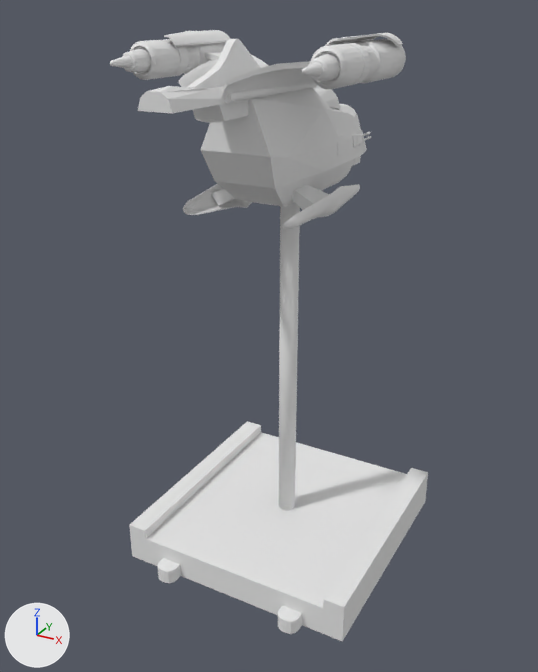
The OBJ model Assets/ImportedAssets/Tabletop Simulator/Ships/Auzituck Gunship/Auzituck Gunship.obj, before and after one commit.
The view is the same before and after, from a camera (50 mm lens) standing at (2.96, -5.77, 4.93) and looking at (-0.03, -0.33, 2.21). The axes (+X, +Y, +Z) are drawn at lower left. The lights are the same throughout. Where no turn or scale is listed for an object, it has been applied to the vertices.

Before the edit, the objects in view are built like this:
```python
me_barbatana = bpy.data.meshes.new('Barbatana')
me_barbatana.from_pydata(...)  # 4843 vertices, 9554 faces; spans x -1.16..1.16, y -1.87..1.33, z -0.15..4.76
me_barbatana.materials.append(mat_small_base_cube_002_auv)  # white #e7e7e7
ob_barbatana = bpy.data.objects.new('Barbatana', me_barbatana)
ob_barbatana.location = (0.0, 0.0, 0.0)
```
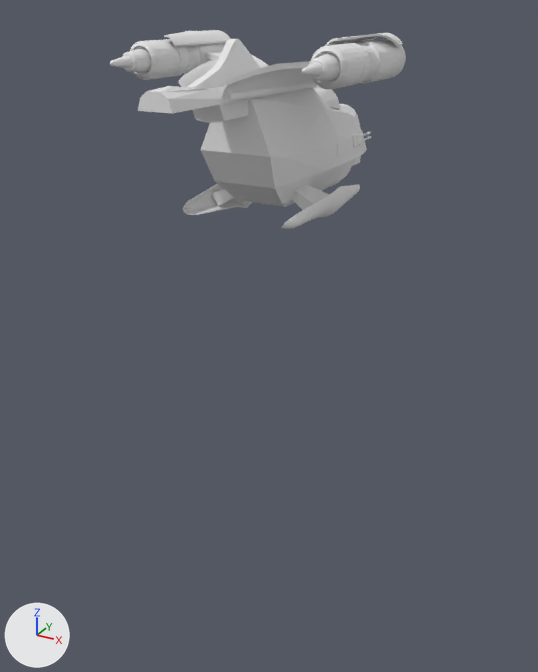
Commit message: Auzituck Gunship

Pixel boxes (x1, y1, x2, y2) of what changed, in the pictures (538 x 672 px):
'Barbatana', reshaped (7% narrower, 67% shorter)
    before: (110, 30, 428, 641)
    after: (110, 30, 406, 229)
part 1 of me_barbatana, deleted
    before: (129, 421, 428, 641)
part 2 of me_barbatana, cut back
    before: (278, 203, 300, 510)

Diff of the bpy script that builds the scene:
```diff
--- a/Assets/ImportedAssets/Tabletop Simulator/Ships/Auzituck Gunship/Auzituck Gunship.obj.py
+++ b/Assets/ImportedAssets/Tabletop Simulator/Ships/Auzituck Gunship/Auzituck Gunship.obj.py
@@ me_barbatana @@
 # used by ob_barbatana; location = (0.0, 0.0, 0.0)
-me_barbatana.from_pydata(...)  # 4843 vertices, 9554 faces; spans x -1.16..1.16, y -1.87..1.33, z -0.15..4.76
+me_barbatana.from_pydata(...)  # 4680 vertices, 9227 faces; spans x -0.92..0.91, y -1.87..1.33, z 3.31..4.76
+# me_barbatana part 1: the loose piece of 147 vertices spanning x -1.16..1.16, y -1.31..1.31, z -0.15..0.25 is deleted
+# me_barbatana part 2
+# 16 vertices are removed from x -0.09..0.09, y -0.09..0.09, z -0.03
+# 62 faces are deleted
+# 17 new faces join them
 me_barbatana.materials.append(mat_small_base_cube_002_auv)
```
